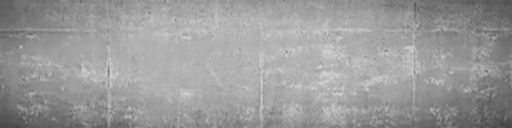
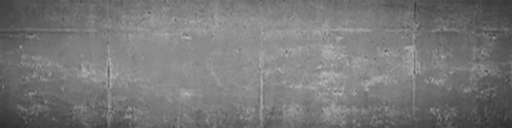
Before/after of a 512x128 layered artwork. What changed in the layer stack:
pixels changed over [0, 0, 512, 128] (layer not identified)
